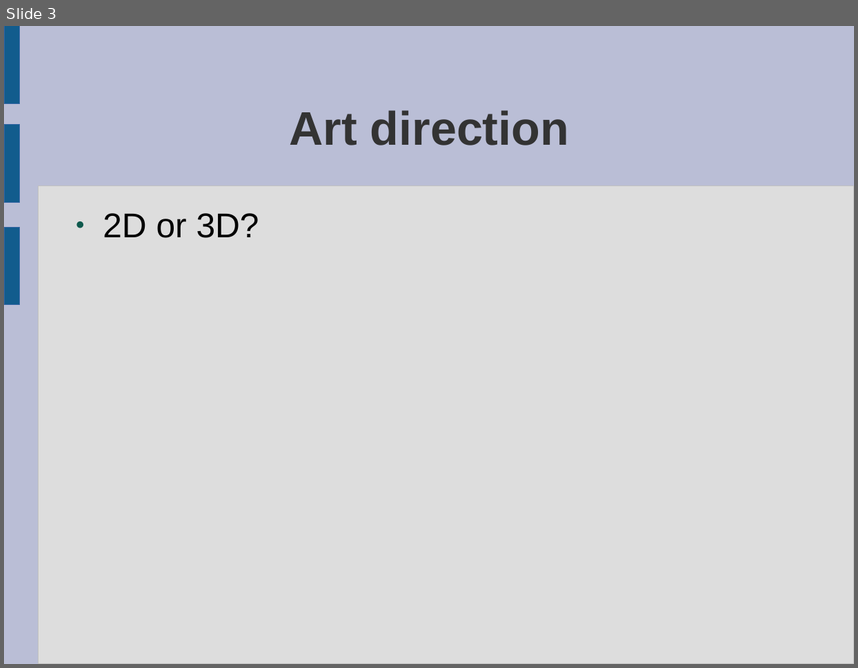
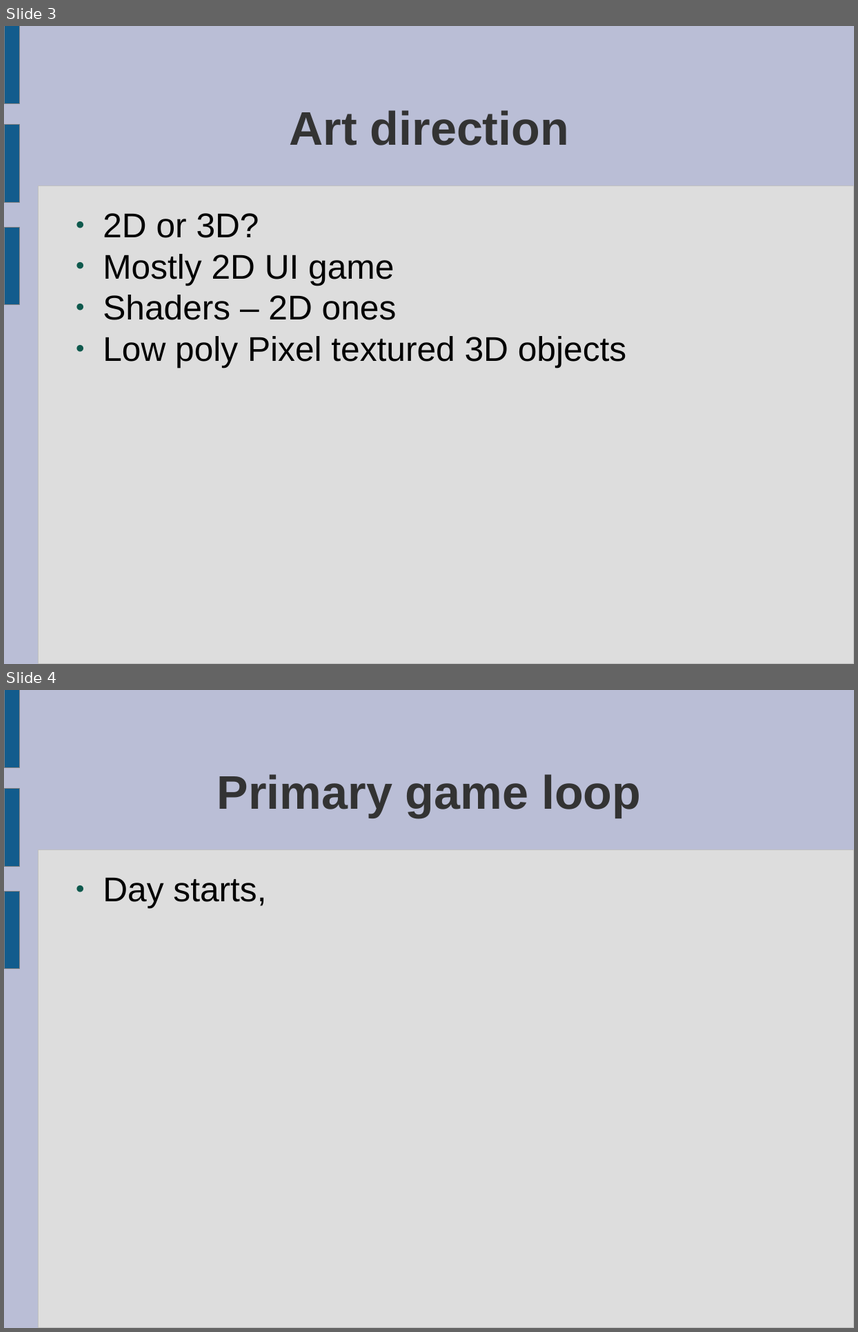
Before and after one commit to ktosox/JingleGameJam2024, a slide deck: GDD.odp. Shown one above the other, each under a label of ours: slide 3 before the commit, slides 3 and 4 after it. The pictures are 858x668 and 858x1332 pixels, drawn with LibreOffice and Linux fonts; fonts in the diff are those of the drawing. Boxes give left, top, right and bottom in pixels: in the first picture for what was removed or moved away, otherwise in the second. Text is boxed around its words. In the diff, an @@ line names an element or a change of style, - is before the commit and + after.

Commit message:
added a window for rotating 3D objects
also GDD stuff

```diff
--- a/GDD.odp
+++ b/GDD.odp
@@ slide 4 added at bbox=[4, 690, 854, 1328], background #BABED6; not listed: 4 template elements that a slide beside it also shows @@
@@ title added at bbox=[217, 774, 641, 818], 44 pt, text #333333, bold @@
+Primary game loop
@@ text added at bbox=[103, 877, 266, 908], 32 pt, text #000000 @@
+● Day starts,
@@ slide 3 changed as well @@
@@ outline #3465A4 0 pt to #808080 0 pt in 3 elements at bbox=[4, 26, 19, 103], bbox=[4, 227, 19, 303], bbox=[4, 125, 19, 202] @@
@@ text at bbox=[103, 254, 626, 367]: paragraphs added @@
+● Mostly 2D UI game
+● Shaders – 2D ones
+● Low poly Pixel textured 3D objects
```
Also in this commit, not shown: 2 other slides changed, 5 other slides added, 3 other files.
